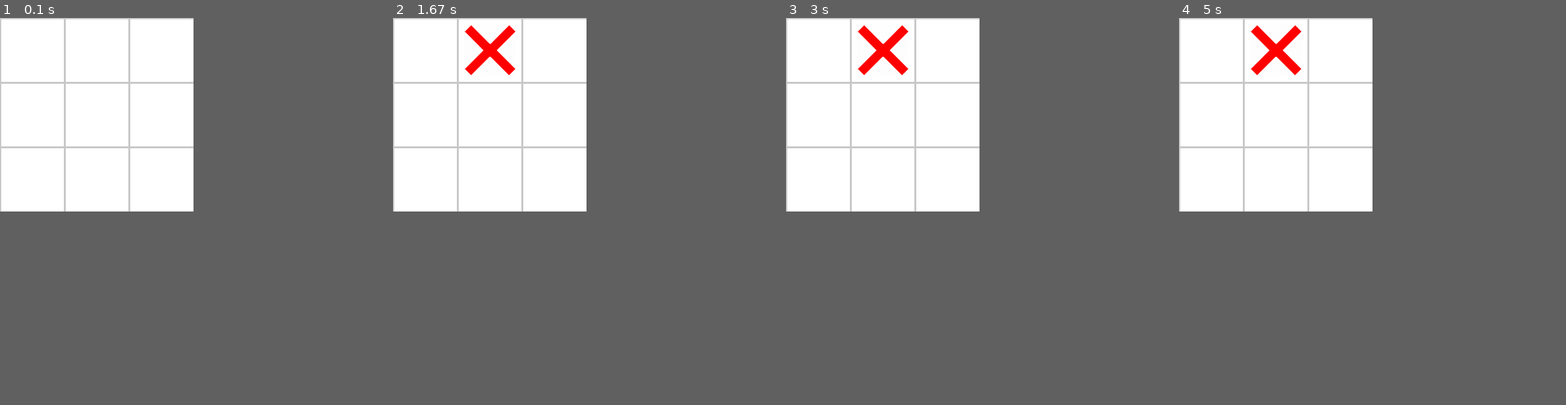
Above: before the commit, frames 1-4 (left to right).
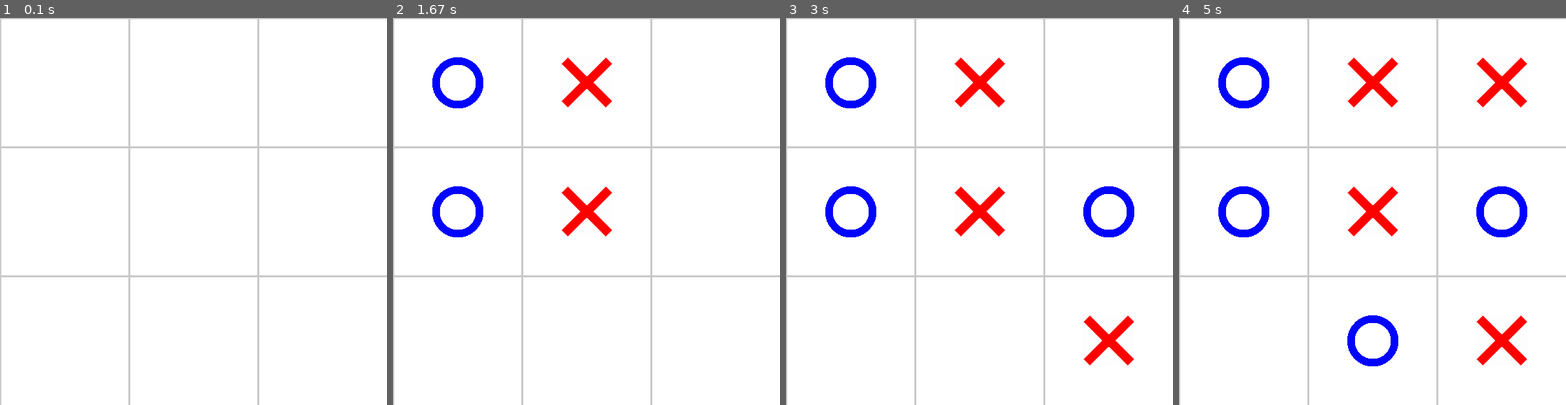
Above: after the commit, the same moments.

Repository: daliborstakic/tictactoe-pygame
Game: pygame game, started from main.py
The game is run twice, just before and just after one commit, with the same random seed, the same clock (stepped at 60 frames per second) and the same inputs.
Inputs (mouse positions are in pixels of both pictures, inside the frame that each line leads up to):
- Up to frame 1 (0.1 s): no input
- Up to frame 2 (1.67 s): click (586, 211) at 0.38 s; click (493, 215) at 0.72 s; click (644, 76) at 1.05 s; click (485, 68) at 1.42 s
- Up to frame 3 (3 s): click (1126, 358) at 2.22 s; click (1056, 180) at 2.55 s
- Up to frame 4 (5 s): click (1457, 118) at 3.95 s; click (1314, 323) at 4.85 s
In our replay, the window is 300x300 before the commit and 600x600 after it. These sizes can differ from the game's own. Grey fills any space a smaller window leaves; there, only what the larger window draws over its background counts as a difference.

The runs differ from the first frame. In frame 1, 2.3% of the frame differs, in the area x 0-100%, y 0-100%; in frame 2, 5.8%; in frame 3, 7.3%; in frame 4, 8.7%.

Commit message:
increased screen size     score display

Diff:
--- a/main.py
+++ b/main.py
@@ -4,10 +4,9 @@
 pygame.init()
 
 # Screen
-WIDTH = 300
+WIDTH = 600
 ROWS = 3
 win = pygame.display.set_mode((WIDTH, WIDTH))
-pygame.display.set_caption("TicTacToe")
 
 # Colors
 WHITE = (255, 255, 255)
@@ -20,8 +19,11 @@
 X_IMAGE = pygame.transform.scale(pygame.image.load("images/x.png"), (80, 80))
 O_IMAGE = pygame.transform.scale(pygame.image.load("images/o.png"), (80, 80))
 
+x_won = 0
+o_won = 0
+
 # Fonts
-END_FONT = pygame.font.SysFont('arial', 40)
+END_FONT = pygame.font.SysFont('Ink Free', 50)
 
 
 def draw_grid():
@@ -85,32 +87,51 @@
 
 # Checking if someone has won
 def has_won(game_array):
+    global x_won, o_won
     # Checking rows
+
     for row in range(len(game_array)):
         if (game_array[row][0][2] == game_array[row][1][2] == game_array[row][2][2]) and game_array[row][0][2] != "":
             display_message(game_array[row][0][2].upper() + " has won!")
+            if game_array[row][0][2].upper() == 'X':
+                x_won = x_won + 1
+            else:
+                o_won = o_won + 1
             return True
 
     # Checking columns
     for col in range(len(game_array)):
         if (game_array[0][col][2] == game_array[1][col][2] == game_array[2][col][2]) and game_array[0][col][2] != "":
             display_message(game_array[0][col][2].upper() + " has won!")
+            if game_array[row][0][2].upper() == 'X':
+                x_won = x_won + 1
+            else:
+                o_won = o_won + 1
             return True
 
     # Checking main diagonal
     if (game_array[0][0][2] == game_array[1][1][2] == game_array[2][2][2]) and game_array[0][0][2] != "":
         display_message(game_array[0][0][2].upper() + " has won!")
+        if game_array[row][0][2].upper() == 'X':
+            x_won = x_won + 1
+        else:
+            o_won = o_won + 1
         return True
 
     # Checking reverse diagonal
     if (game_array[0][2][2] == game_array[1][1][2] == game_array[2][0][2]) and game_array[0][2][2] != "":
         display_message(game_array[0][2][2].upper() + " has won!")
+        if game_array[row][0][2].upper() == 'X':
+            x_won = x_won + 1
+        else:
+            o_won = o_won + 1
         return True
 
     return False
 
 
 def has_drawn(game_array):
+    # TODO:logic can be improved to draw earlier
     for i in range(len(game_array)):
         for j in range(len(game_array[i])):
             if game_array[i][j][2] == "":
@@ -167,6 +188,9 @@
             run = False
 
 
+
+
 while True:
     if __name__ == '__main__':
+        pygame.display.set_caption("TicTacToe  X-{}  O-{}".format(x_won, o_won))
         main()
